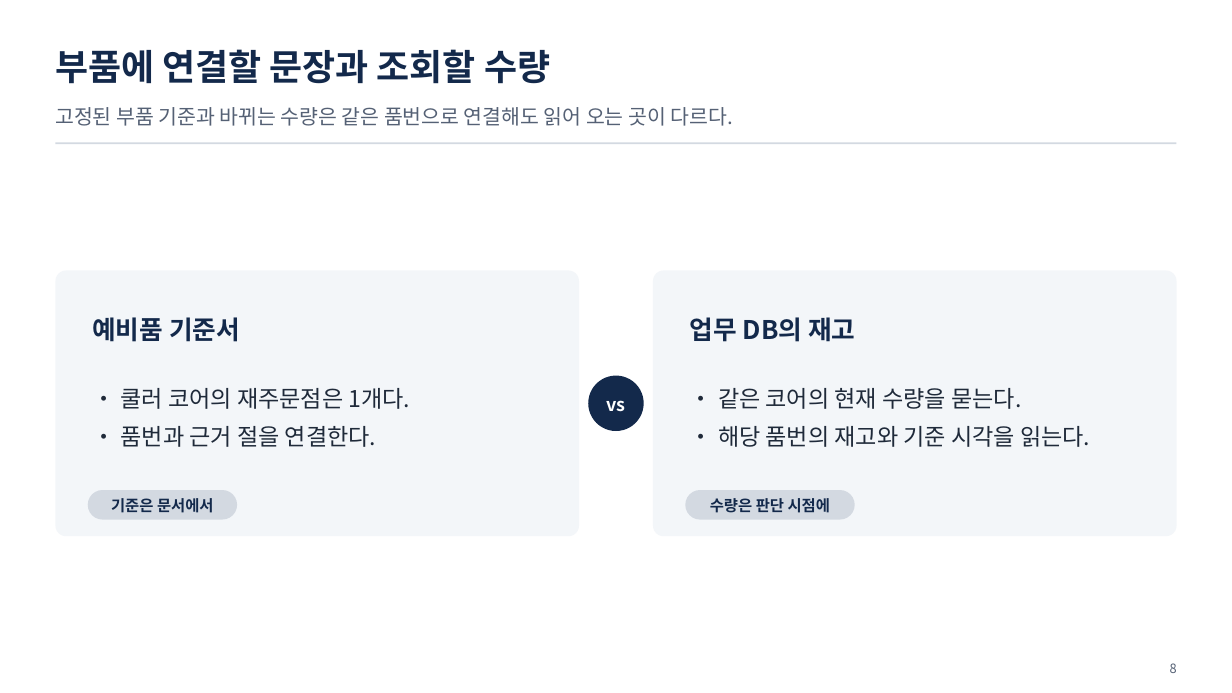
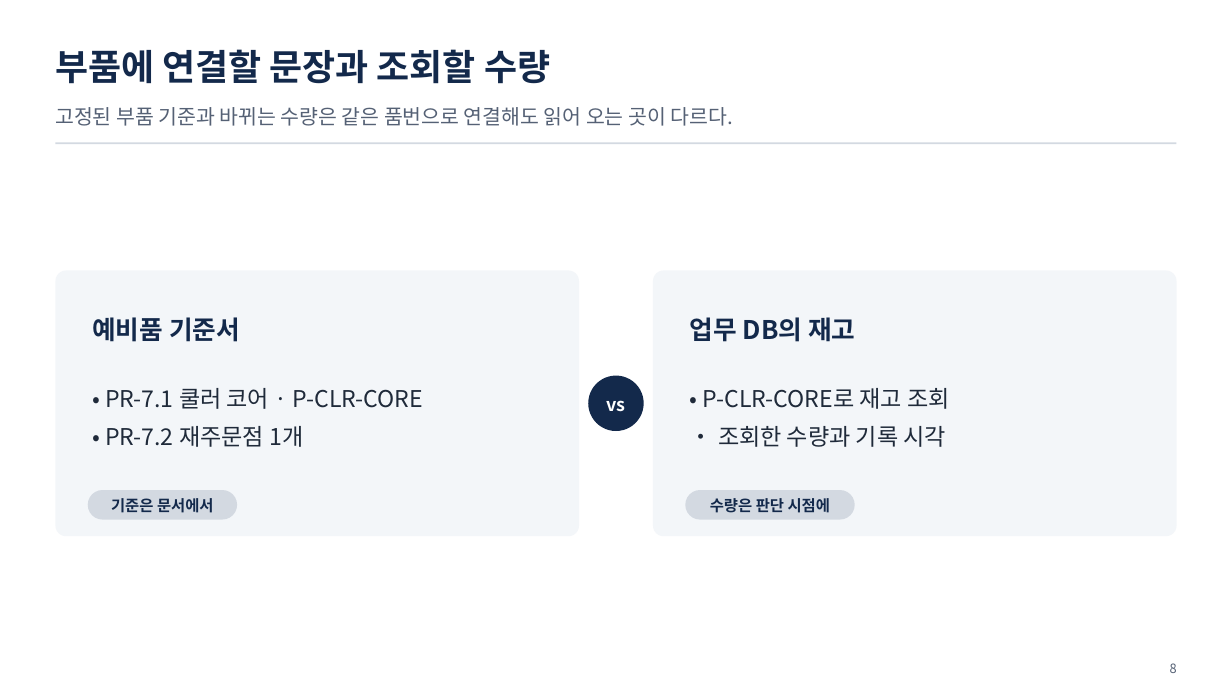
Before and after one commit to uengine-oss/hyd-iot-edu, a slide deck: slide 8 of workspace/강의제작/산출물/통합반/이론/04회차/통합반_04일차.pptx. Drawn at 1232x693 pixels with LibreOffice and Linux fonts; fonts in the diff are those of the drawing. Boxes give left, top, right and bottom in pixels: in the first picture for what was removed or moved away, otherwise in the second. Text is boxed around its words. In the diff, an @@ line names an element or a change of style, - is before the commit and + after.

```diff
--- a/workspace/강의제작/산출물/통합반/이론/04회차/통합반_04일차.pptx
+++ b/workspace/강의제작/산출물/통합반/이론/04회차/통합반_04일차.pptx
@@ text at [105, 388, 423, 447]: text changed @@
-• 쿨러 코어의 재주문점은 1개다.
-• 품번과 근거 절을 연결한다.
+• PR-7.1 쿨러 코어 · P-CLR-CORE
+• PR-7.2 재주문점 1개
@@ text at [703, 388, 950, 447]: text changed @@
-• 같은 코어의 현재 수량을 묻는다.
-• 해당 품번의 재고와 기준 시각을 읽는다.
+• P-CLR-CORE로 재고 조회
+• 조회한 수량과 기록 시각
```
Also in this commit, not shown: 5 other slides changed, 5 other files.
